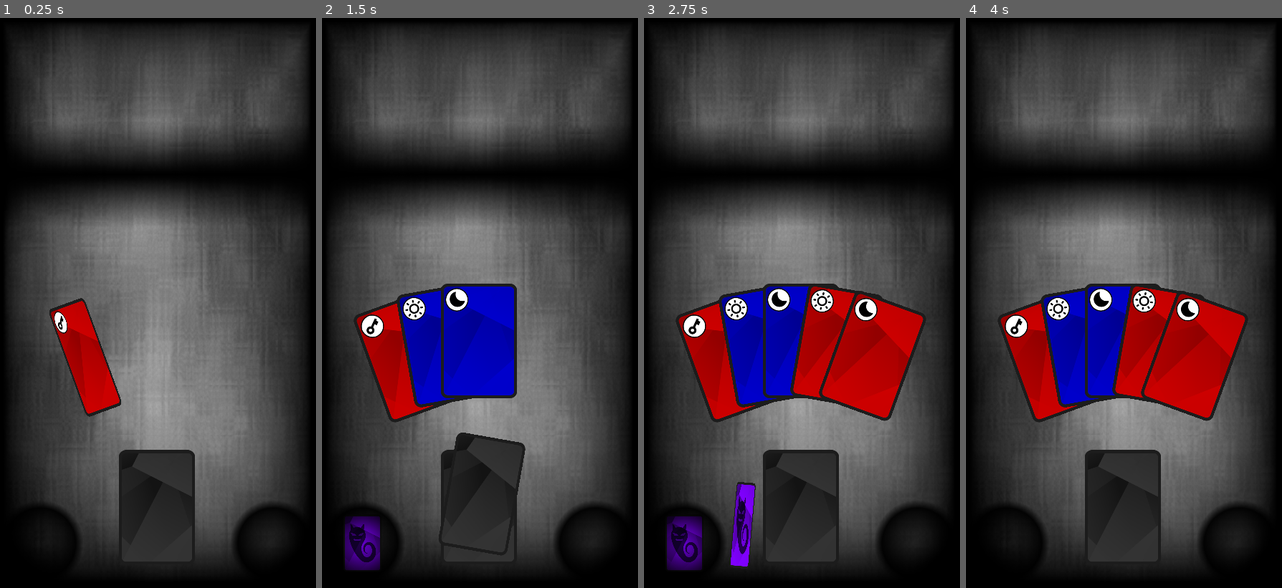
Above: before the commit, frames 1-4 (left to right).
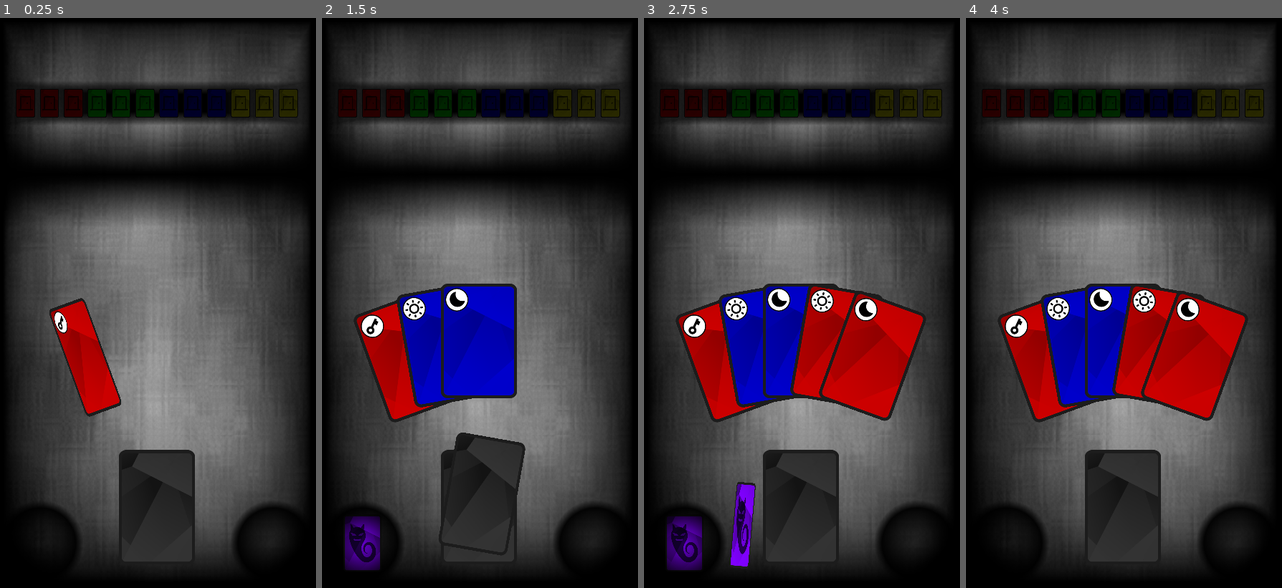
Above: after the commit, the same moments.

Repository: marcopar/Onirica
Game: Godot game, scene res://scenes/main/main.tscn
Two runs of this game, one before a commit and one after it. Both use one fixed random seed, a clock stepped at 60 frames per second and the inputs below.
Inputs (mouse positions are in pixels of both pictures, inside the frame that each line leads up to):
- Up to frame 1 (0.25 s): no input
- Up to frame 2 (1.5 s): drag from (480, 508) to (480, 177) at 0.52 s; drag from (363, 542) to (480, 508) at 1.27 s
- Up to frame 3 (2.75 s): move the mouse to (729, 360) at 2.02 s; click (729, 360) at 2.17 s
- Up to frame 4 (4 s): drag from (1063, 525) to (1240, 542) at 2.77 s; drag from (1133, 496) to (1007, 542) at 3.52 s

The runs differ from the first frame. In frame 1, 5.8% of the frame differs, in the area x 5-95%, y 11-19%; in frame 2, 5.8%; in frame 3, 5.8%; in frame 4, 5.8%.

Commit message:
Door panel scene layout

Diff:
--- /dev/null
+++ b/project/scenes/doorspanel/background.gd
@@ -0,0 +1,12 @@
+extends Sprite2D
+
+class_name DoorPanel
+
+# Called when the node enters the scene tree for the first time.
+func _ready() -> void:
+	pass # Replace with function body.
+
+
+# Called every frame. 'delta' is the elapsed time since the previous frame.
+func _process(delta: float) -> void:
+	pass
--- /dev/null
+++ b/project/scenes/doorspanel/doors_panel.tscn
@@ -0,0 +1,115 @@
+[gd_scene load_steps=9 format=3 uid="uid://bxhxggou0553h"]
+
+[ext_resource type="Script" path="res://scenes/doorspanel/background.gd" id="1_4f65k"]
+[ext_resource type="Texture2D" uid="uid://cnhxk20xt15ay" path="res://assets/sprites/cards/blue_door.png" id="1_by7ci"]
+[ext_resource type="Texture2D" uid="uid://btnkgsntbdm5f" path="res://assets/sprites/cards/red_door.png" id="1_qfj76"]
+[ext_resource type="Texture2D" uid="uid://bc8aj5jwkixg1" path="res://assets/sprites/cards/green_door.png" id="2_edn8y"]
+[ext_resource type="Texture2D" uid="uid://ve0ailn7fsq5" path="res://assets/sprites/cards/yellow_door.png" id="4_6kguw"]
+
+[sub_resource type="CanvasItemMaterial" id="CanvasItemMaterial_ys538"]
+blend_mode = 3
+
+[sub_resource type="Gradient" id="Gradient_l478p"]
+offsets = PackedFloat32Array(0.385689, 0.771379, 1)
+colors = PackedColorArray(0, 0, 0, 1, 0.480114, 0.480114, 0.480114, 1, 1, 1, 1, 1)
+
+[sub_resource type="GradientTexture2D" id="GradientTexture2D_c8mwo"]
+gradient = SubResource("Gradient_l478p")
+width = 1080
+height = 150
+fill = 2
+fill_from = Vector2(0.5, 0.5)
+
+[node name="DoorsPanel" type="Node2D"]
+
+[node name="Background" type="Sprite2D" parent="."]
+material = SubResource("CanvasItemMaterial_ys538")
+texture = SubResource("GradientTexture2D_c8mwo")
+centered = false
+script = ExtResource("1_4f65k")
+
+[node name="Node2D" type="Node2D" parent="Background"]
+position = Vector2(68, 27)
+
+[node name="D1" type="Sprite2D" parent="Background/Node2D"]
+self_modulate = Color(0.196078, 0.196078, 0.196078, 1)
+scale = Vector2(0.25, 0.25)
+texture = ExtResource("1_qfj76")
+centered = false
+
+[node name="D2" type="Sprite2D" parent="Background/Node2D"]
+self_modulate = Color(0.196078, 0.196078, 0.196078, 1)
+position = Vector2(80, 0)
+scale = Vector2(0.25, 0.25)
+texture = ExtResource("1_qfj76")
+centered = false
+
+[node name="D3" type="Sprite2D" parent="Background/Node2D"]
+self_modulate = Color(0.196078, 0.196078, 0.196078, 1)
+position = Vector2(160, 0)
+scale = Vector2(0.25, 0.25)
+texture = ExtResource("1_qfj76")
+centered = false
+
+[node name="D4" type="Sprite2D" parent="Background/Node2D"]
+self_modulate = Color(0.196078, 0.196078, 0.196078, 1)
+position = Vector2(240, 0)
+scale = Vector2(0.25, 0.25)
+texture = ExtResource("2_edn8y")
+centered = false
+
+[node name="D5" type="Sprite2D" parent="Background/Node2D"]
+self_modulate = Color(0.196078, 0.196078, 0.196078, 1)
+position = Vector2(320, 0)
+scale = Vector2(0.25, 0.25)
+texture = ExtResource("2_edn8y")
+centered = false
+
+[node name="D6" type="Sprite2D" parent="Background/Node2D"]
+self_modulate = Color(0.196078, 0.196078, 0.196078, 1)
+position = Vector2(400, 0)
+scale = Vector2(0.25, 0.25)
+texture = ExtResource("2_edn8y")
+centered = false
+
+[node name="D7" type="Sprite2D" parent="Background/Node2D"]
+self_modulate = Color(0.196078, 0.196078, 0.196078, 1)
+position = Vector2(480, 0)
+scale = Vector2(0.25, 0.25)
+texture = ExtResource("1_by7ci")
+centered = false
+
+[node name="D8" type="Sprite2D" parent="Background/Node2D"]
+self_modulate = Color(0.196078, 0.196078, 0.196078, 1)
+position = Vector2(560, 0)
+scale = Vector2(0.25, 0.25)
+texture = ExtResource("1_by7ci")
+centered = false
+
+[node name="D9" type="Sprite2D" parent="Background/Node2D"]
+self_modulate = Color(0.196078, 0.196078, 0.196078, 1)
+position = Vector2(640, 0)
+scale = Vector2(0.25, 0.25)
+texture = ExtResource("1_by7ci")
+centered = false
+
+[node name="D10" type="Sprite2D" parent="Background/Node2D"]
+self_modulate = Color(0.196078, 0.196078, 0.196078, 1)
+position = Vector2(720, 0)
+scale = Vector2(0.25, 0.25)
+texture = ExtResource("4_6kguw")
+centered = false
+
+[node name="D11" type="Sprite2D" parent="Background/Node2D"]
+self_modulate = Color(0.196078, 0.196078, 0.196078, 1)
+position = Vector2(800, 0)
+scale = Vector2(0.25, 0.25)
+texture = ExtResource("4_6kguw")
+centered = false
+
+[node name="D12" type="Sprite2D" parent="Background/Node2D"]
+self_modulate = Color(0.196078, 0.196078, 0.196078, 1)
+position = Vector2(880, 0)
+scale = Vector2(0.25, 0.25)
+texture = ExtResource("4_6kguw")
+centered = false
--- a/project/scenes/main/main.tscn
+++ b/project/scenes/main/main.tscn
@@ -6,6 +6,7 @@
 [ext_resource type="PackedScene" uid="uid://cau3cr0g51h8p" path="res://scenes/labyrinth/labyrinth.tscn" id="4_qul2u"]
 [ext_resource type="PackedScene" uid="uid://bnxsoiggcrqk" path="res://scenes/discard/discard.tscn" id="5_korep"]
 [ext_resource type="PackedScene" uid="uid://dbcm0qgdsw0l7" path="res://scenes/limbo/limbo.tscn" id="6_jqqak"]
+[ext_resource type="PackedScene" uid="uid://bxhxggou0553h" path="res://scenes/doorspanel/doors_panel.tscn" id="7_dlvyq"]
 
 [node name="Main" type="Node2D"]
 script = ExtResource("1_xny0v")
@@ -50,5 +51,8 @@
 
 [node name="CardContainer" type="Node2D" parent="."]
 
+[node name="DoorsPanel" parent="." instance=ExtResource("7_dlvyq")]
+position = Vector2(0, 220)
+
 [connection signal="area_entered" from="Deck" to="Deck" method="_on_area_entered"]
 [connection signal="area_exited" from="Deck" to="Deck" method="_on_area_exited"]
Not shown: 1 places in project/scenes/main/main.tscn that only renumber resources
